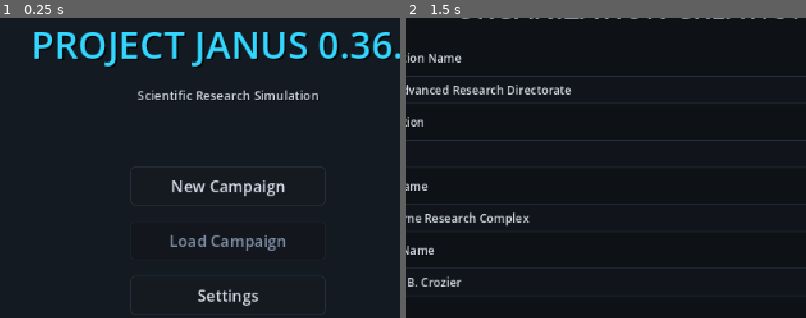
Above: before the commit, frames 1-2 (left to right).
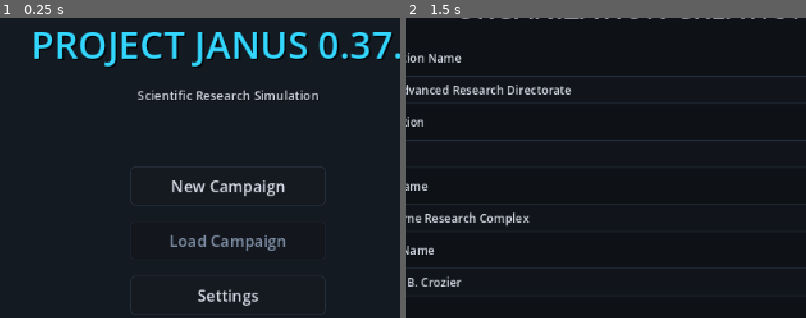
Above: after the commit, the same moments.

Repository: lutecian/project-janus
Game: Godot game, scene res://scenes/main/main_menu.tscn
Two runs of this game, one before a commit and one after it. Both use one fixed random seed, a clock stepped at 60 frames per second and the inputs below.
Inputs:
- Up to frame 1 (0.25 s): no input
- Up to frame 2 (1.5 s): click "New Campaign" at 0.5 s; click "Normal" at 1.25 s
The pictures show only the part of the screen within x 22-72%, y 0-50%; the shares and areas given below are measured in that part.

The runs differ from the first frame. In frame 1, 0.3% of the frame differs, in the area x 93-98%, y 4-14%; in frame 2, nothing differs.

Commit message:
JANUS 0.37 art round two
- Infirmary ward image, game-over capsule backdrop
- Flask app icon (project + export ico); re-export verified
- 28 suites green

Diff:
--- a/project.godot
+++ b/project.godot
@@ -13,6 +13,7 @@
 config/name="PROJECT JANUS"
 run/main_scene="res://scenes/main/main_menu.tscn"
 config/features=PackedStringArray("4.7")
+config/icon="res://assets/art/icons/app_icon.png"
 
 [autoload]
 
--- a/scenes/endgame/game_over.tscn
+++ b/scenes/endgame/game_over.tscn
@@ -1,6 +1,7 @@
-[gd_scene load_steps=2 format=3 uid="uid://over000001"]
+[gd_scene load_steps=3 format=3 uid="uid://over000001"]
 
 [ext_resource type="Script" path="res://scenes/endgame/game_over.gd" id="1_script"]
+[ext_resource type="Texture2D" path="res://assets/art/keyart/capsule.png" id="2_art"]
 
 [node name="GameOver" type="Control"]
 layout_mode = 3
@@ -10,6 +11,18 @@
 grow_horizontal = 2
 grow_vertical = 2
 script = ExtResource("1_script")
+
+[node name="EndBg" type="TextureRect" parent="."]
+texture = ExtResource("2_art")
+layout_mode = 1
+anchors_preset = 15
+anchor_right = 1.0
+anchor_bottom = 1.0
+grow_horizontal = 2
+grow_vertical = 2
+expand_mode = 1
+stretch_mode = 6
+modulate = Color(0.35, 0.35, 0.35, 1)
 
 [node name="ScrollContainer" type="ScrollContainer" parent="."]
 layout_mode = 1
--- a/scenes/infirmary/infirmary.tscn
+++ b/scenes/infirmary/infirmary.tscn
@@ -1,7 +1,8 @@
-[gd_scene load_steps=3 format=3 uid="uid://inf00001"]
+[gd_scene load_steps=4 format=3 uid="uid://inf00001"]
 
 [ext_resource type="Script" path="res://scenes/infirmary/infirmary.gd" id="1_script"]
 [ext_resource type="Texture2D" path="res://assets/art/places/memorial.png" id="2_art"]
+[ext_resource type="Texture2D" path="res://assets/art/places/infirmary.png" id="3_art"]
 
 [node name="Infirmary" type="Control"]
 layout_mode = 3
@@ -51,6 +52,14 @@
 theme_override_colors/font_color = Color(0.46, 0.77, 0.71, 1)
 text = "PATIENTS & STAFF"
 horizontal_alignment = 1
+
+[node name="ward_image" type="TextureRect" parent="ScrollContainer/VBox"]
+texture = ExtResource("3_art")
+layout_mode = 2
+custom_minimum_size = Vector2(0, 180)
+size_flags_horizontal = 3
+expand_mode = 1
+stretch_mode = 5
 
 [node name="roster_container" type="VBoxContainer" parent="ScrollContainer/VBox"]
 layout_mode = 2
--- a/scripts/autoload/game_state.gd
+++ b/scripts/autoload/game_state.gd
@@ -1,6 +1,6 @@
 extends Node
 
-const GAME_VERSION := "0.36.0"
+const GAME_VERSION := "0.37.0"
 const ObservationSimulator = preload("res://scripts/simulation/observation_simulator.gd")
 
 var campaign_id: String = ""
Binary file added: assets/art/icons/app_icon.ico
Binary file added: assets/art/icons/app_icon.png
Not shown, changed: export_presets.cfg
Not shown, changed: CHANGELOG.md
